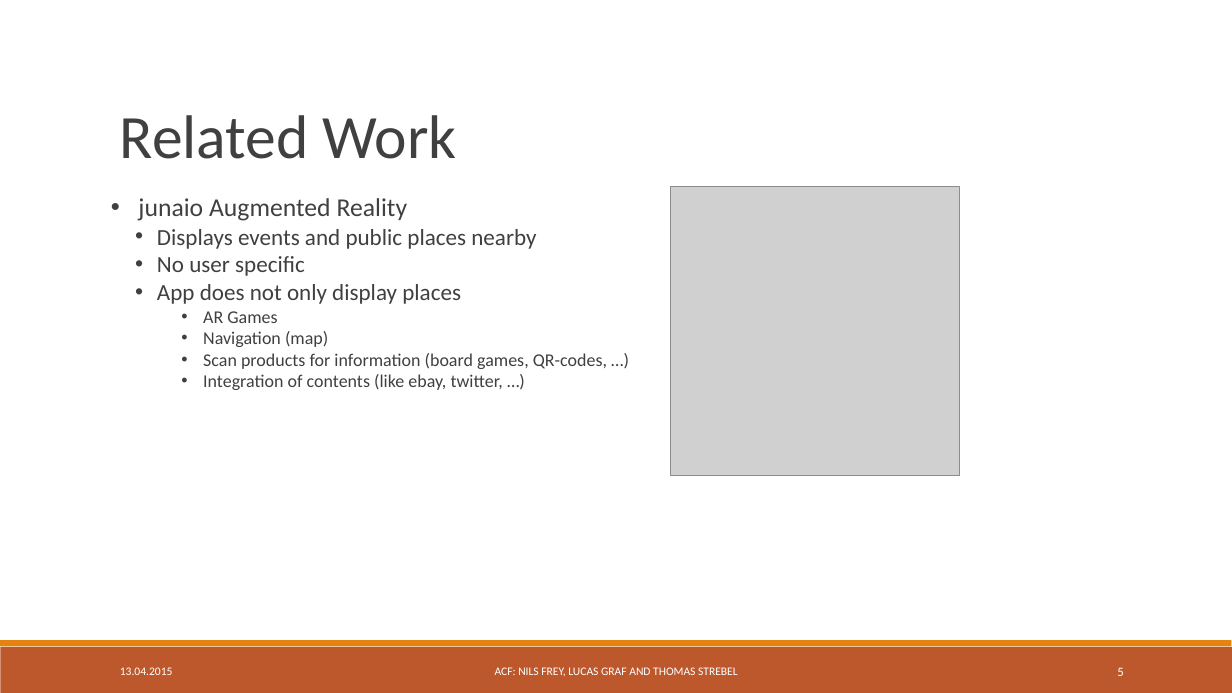
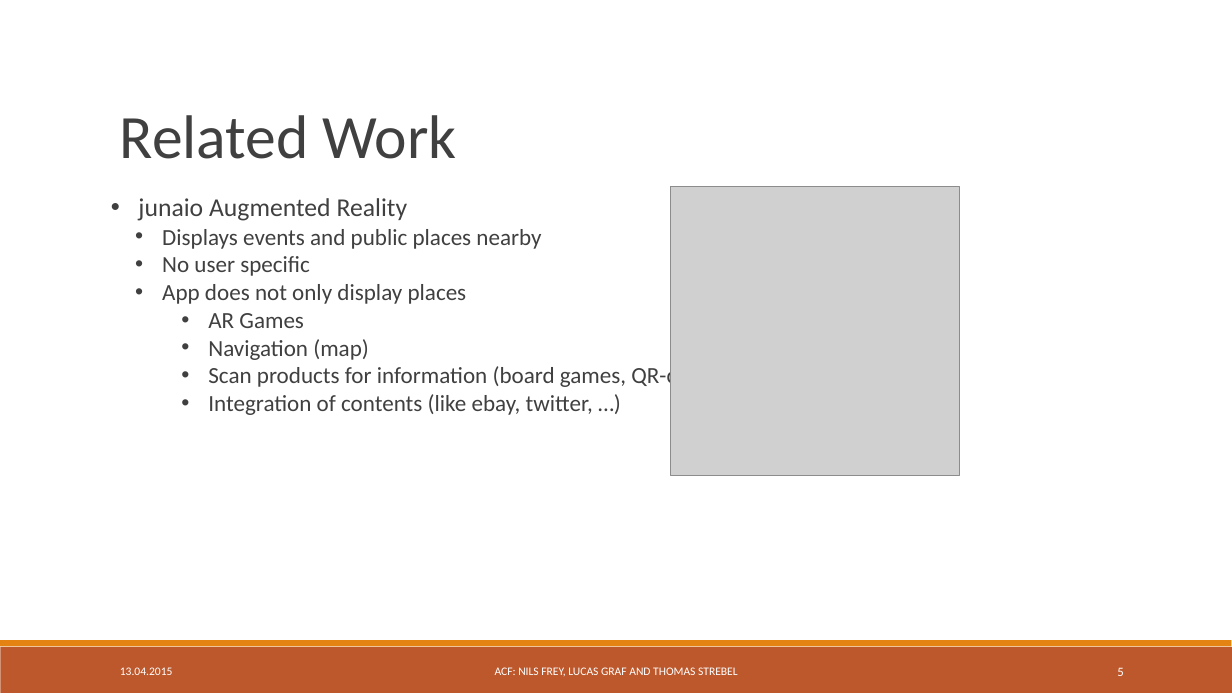
Before and after one commit to freyn42/TSM_MobOp, a slide deck: slide 5 of Presentation/TSM_MobOp Mini Project.ppt. Drawn at 1232x693 pixels with LibreOffice and Linux fonts; fonts in the diff are those of the drawing; grey boxes stand for pictures. Boxes give left, top, right and bottom in pixels: in the first picture for what was removed or moved away, otherwise in the second. Text is boxed around its words. In the diff, an @@ line names an element or a change of style, - is before the commit and + after.

```diff
--- a/Presentation/TSM_MobOp Mini Project.ppt
+++ b/Presentation/TSM_MobOp Mini Project.ppt
@@ text at bbox=[208, 313, 726, 415]: size 14 to 18 pt in "AR Games", "Navigation (map)", "Scan products for information (board games, QR-codes, ...", "Integration of contents (like ebay, twitter, …)" @@
```
Also in this commit, not shown: 5 other slides changed, 1 other file.
